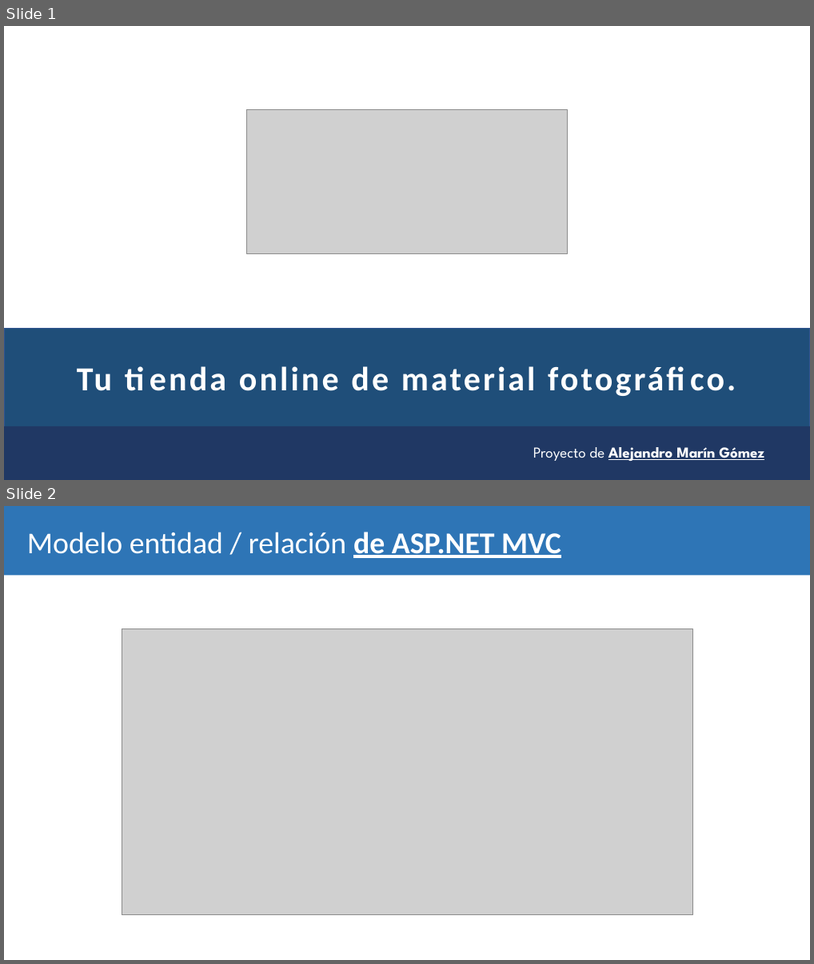
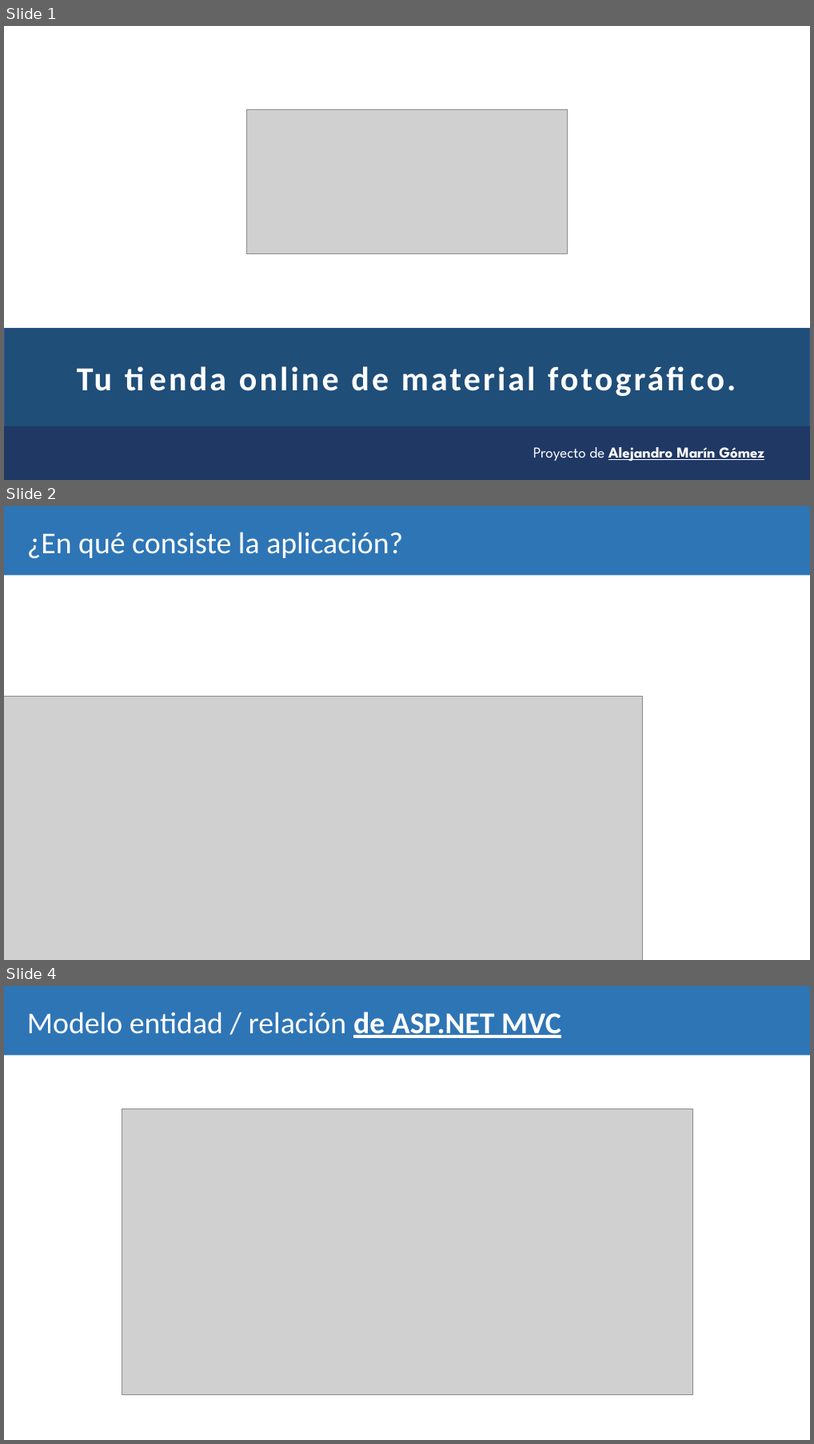
Before and after one commit to alejandromaringomez/ProyectoCameraShop, a slide deck: Camera.Shop.pptx. Shown one above the other, each under a label of ours: slides 1 and 2 before the commit, slides 1, 2 and 4 after it; the slides between them are not shown. The pictures are 814x964 and 814x1444 pixels, drawn with LibreOffice and Linux fonts; fonts in the diff are those of the drawing; grey boxes stand for pictures. Boxes give left, top, right and bottom in pixels: in the first picture for what was removed or moved away, otherwise in the second. Text is boxed around its words. In the diff, an @@ line names an element or a change of style, - is before the commit and + after.

```diff
--- a/Camera.Shop.pptx
+++ b/Camera.Shop.pptx
@@ slide 2 added at (4, 506, 810, 960), background #FFFFFF @@
@@ rectangle added at (4, 506, 810, 575), fill #2E75B6 @@
@@ title added at (27, 532, 403, 559), 36 pt, text #FFFFFF @@
+¿En qué consiste la aplicación?
@@ picture added at (4, 696, 643, 960) @@
@@ what was slide 2 is now slide 4 @@
```
Also in this commit, not shown: 2 other slides added, 39 other files.
